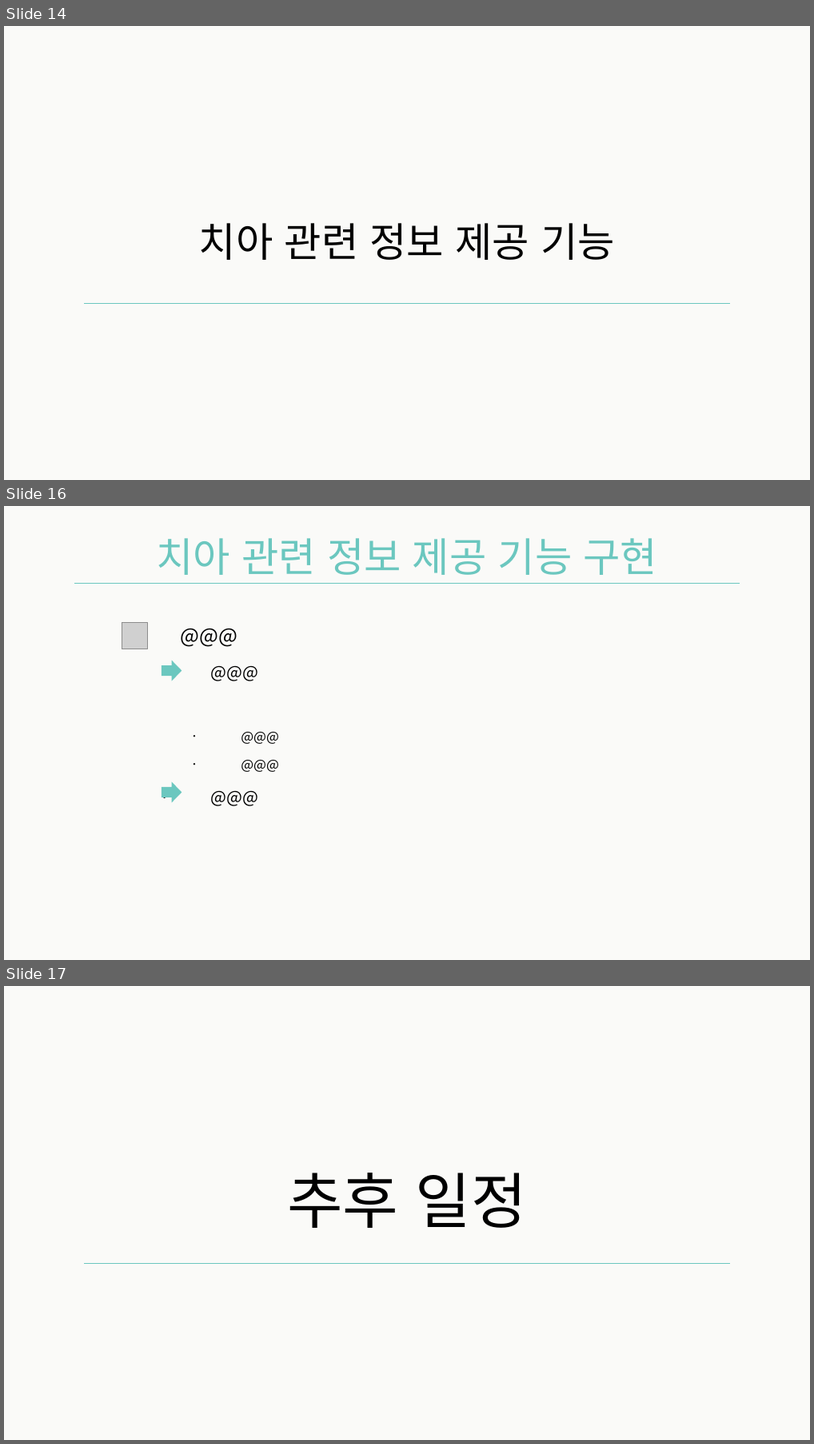
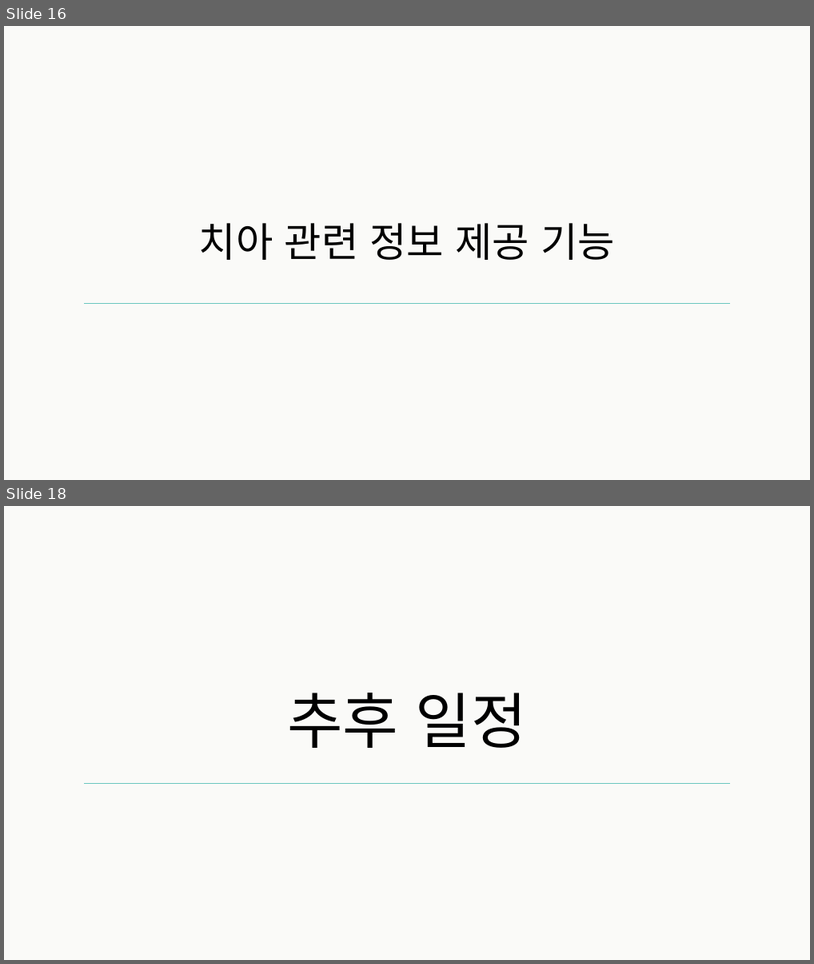
Before and after one commit to Team-Achi/Docs, a slide deck: PPT/캡스톤디자인_12주차_발표자료_5조.pptx. Shown one above the other, each under a label of ours: slides 14, 16 and 17 before the commit, slides 16 and 18 after it; the slides between them are not shown. The pictures are 814x1444 and 814x964 pixels, drawn with LibreOffice and Linux fonts; fonts in the diff are those of the drawing; grey boxes stand for pictures. Boxes give left, top, right and bottom in pixels: in the first picture for what was removed or moved away, otherwise in the second. Text is boxed around its words. In the diff, an @@ line names an element or a change of style, - is before the commit and + after.

```diff
--- a/PPT/캡스톤디자인_12주차_발표자료_5조.pptx
+++ b/PPT/캡스톤디자인_12주차_발표자료_5조.pptx
@@ slide 16 removed at [4,506,810,960], background #FAFAF8 @@
@@ text removed at [157,538,658,575] @@
-치아 관련 정보 제공 기능 구현
@@ line removed from (74, 584) to (740, 584) @@
@@ picture removed at [122,622,148,649] @@
@@ text removed at [127,608,699,912] @@
-• @@@
-  • @@@
-    • @@@
-    • @@@
-  • @@@
@@ right arrow removed at [162,660,182,681] @@
@@ right arrow removed at [162,782,182,803] @@
@@ what was slide 14 is now slide 16 @@
@@ what was slide 17 is now slide 18 @@
```
Also in this commit, not shown: 7 slides changed, 2 slides added.
